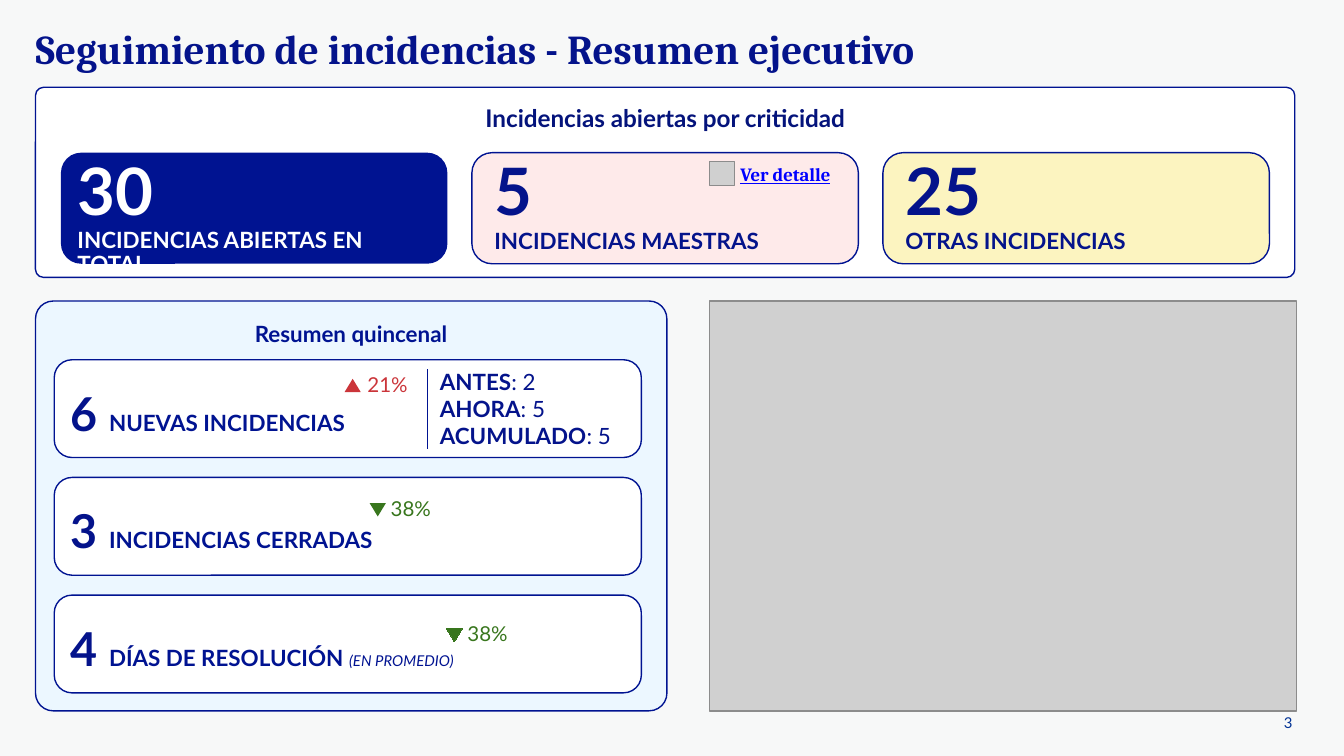
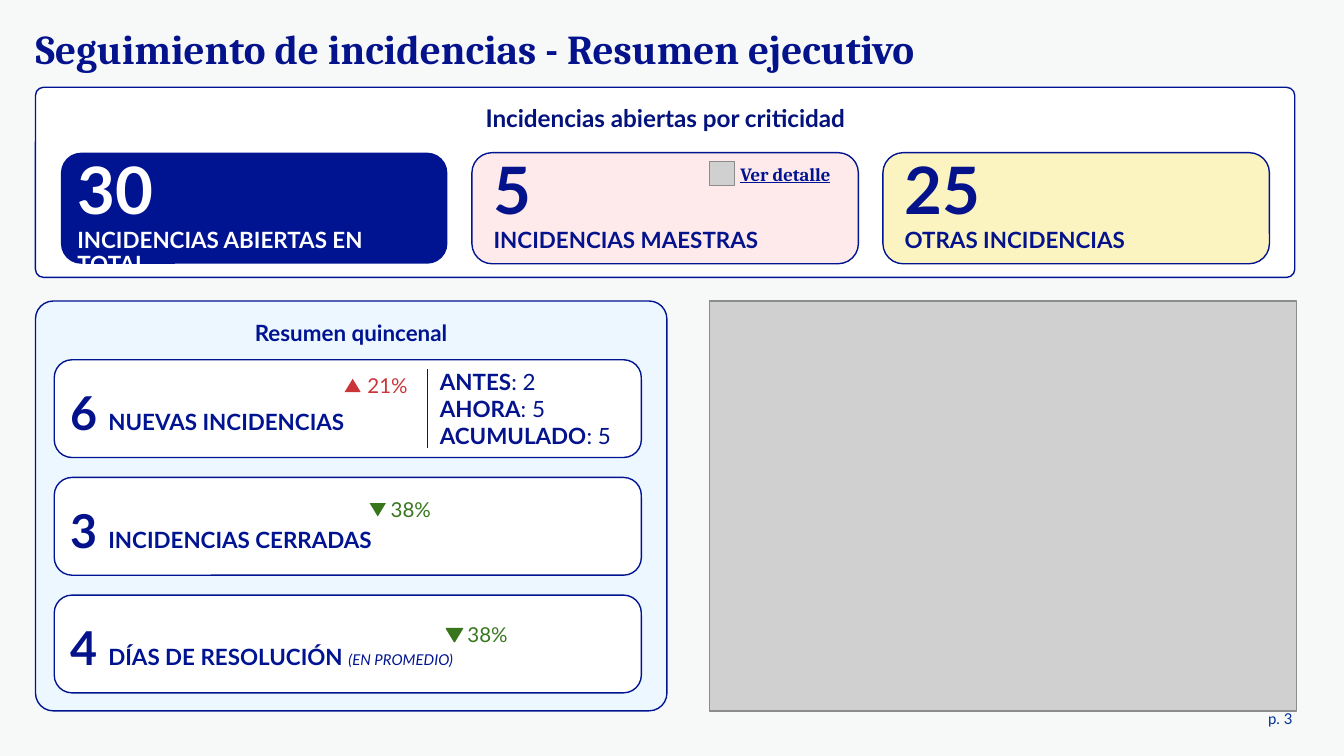
Before and after one commit to felixdelbarrio/bug-resolution-radar, a slide deck: slide 3 of src/bug_resolution_radar/reports/templates/Seguimiento de incidencias del periodo.pptx. Drawn at 1344x756 pixels with LibreOffice and Linux fonts; fonts in the diff are those of the drawing; grey boxes stand for pictures. Boxes give left, top, right and bottom in pixels: in the first picture for what was removed or moved away, otherwise in the second. Text is boxed around its words. In the diff, an @@ line names an element or a change of style, - is before the commit and + after.

```diff
--- a/src/bug_resolution_radar/reports/templates/Seguimiento de incidencias del periodo.pptx
+++ b/src/bug_resolution_radar/reports/templates/Seguimiento de incidencias del periodo.pptx
@@ fill none to #FFFFFF; outline none to #001391 0.75 pt in 3 elements at (54, 595, 641, 694), (54, 360, 641, 458), (35, 87, 1294, 277) @@
@@ rounded rectangle "Incidencias abiertas por criticidad": place and size @@
-rounded rectangle "Incidencias abiertas por criticidad" at (485, 109, 845, 131)
+rounded rectangle "Incidencias abiertas por criticidad" at (35, 87, 1294, 277)
@@ rounded rectangle removed at (35, 87, 1294, 277) @@
@@ rounded rectangle "5 INCIDENCIAS MAESTRAS": place and size @@
-rounded rectangle "5 INCIDENCIAS MAESTRAS" at (494, 167, 758, 249)
+rounded rectangle "5 INCIDENCIAS MAESTRAS" at (472, 153, 859, 265)
@@ rounded rectangle "5 INCIDENCIAS MAESTRAS" at (472, 153, 859, 265): fill none to #FDB7B7 at 28% opacity; outline none to #001391 0.75 pt @@
@@ rounded rectangle removed at (472, 153, 859, 265) @@
@@ text "Ver detalle" at (740, 168, 831, 183): text colour #0000FF to #001391 @@
@@ rounded rectangle "25 OTRAS INCIDENCIAS": place and size @@
-rounded rectangle "25 OTRAS INCIDENCIAS" at (905, 167, 1126, 249)
+rounded rectangle "25 OTRAS INCIDENCIAS" at (883, 153, 1270, 265)
@@ rounded rectangle "25 OTRAS INCIDENCIAS" at (883, 153, 1270, 265): fill none to #F9E876 at 46% opacity; outline none to #001391 0.75 pt @@
@@ rounded rectangle "Resumen quincenal": place and size @@
-rounded rectangle "Resumen quincenal" at (255, 325, 448, 346)
+rounded rectangle "Resumen quincenal" at (35, 301, 667, 711)
@@ rounded rectangle "Resumen quincenal" at (35, 301, 667, 711): fill none to #ECF7FF; outline none to #001391 0.75 pt @@
@@ rounded rectangle removed at (35, 301, 667, 711) @@
@@ rounded rectangle "6 NUEVAS INCIDENCIAS": place and size @@
-rounded rectangle "6 NUEVAS INCIDENCIAS" at (71, 397, 345, 432)
+rounded rectangle "6 NUEVAS INCIDENCIAS" at (54, 360, 641, 458)
@@ rounded rectangle removed at (54, 360, 641, 458) @@
@@ rounded rectangle "4 DÍAS DE RESOLUCIÓN (EN ...": place and size @@
-rounded rectangle "4 DÍAS DE RESOLUCIÓN (EN ..." at (71, 632, 454, 668)
+rounded rectangle "4 DÍAS DE RESOLUCIÓN (EN ..." at (54, 595, 641, 694)
@@ rounded rectangle removed at (54, 595, 641, 694) @@
@@ page number added at (1268, 710, 1293, 727), 8 pt, text #003194 @@
+p. 3
@@ page number removed at (1284, 717, 1293, 728) @@
-3
```
Also in this commit, not shown: 6 other slides changed.
